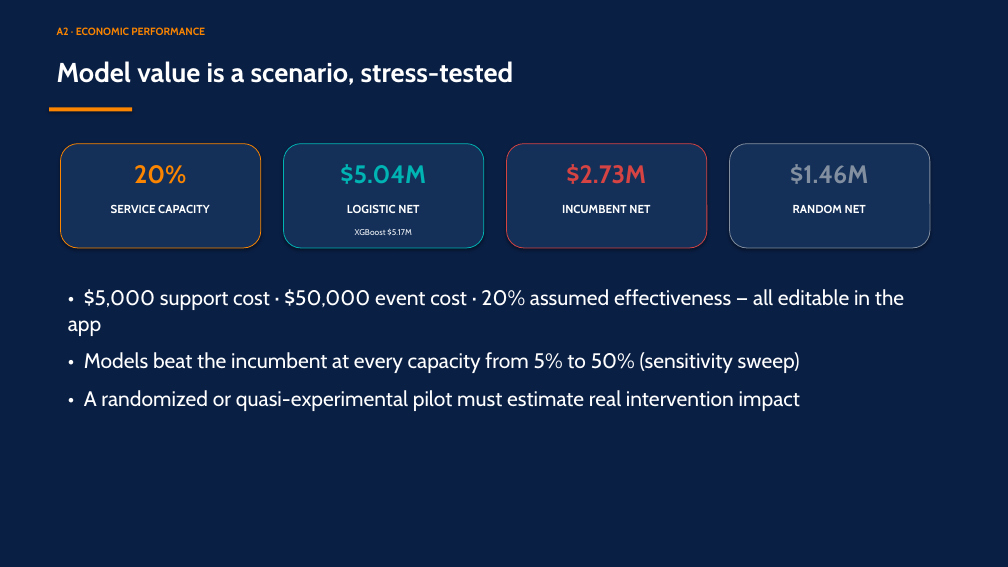
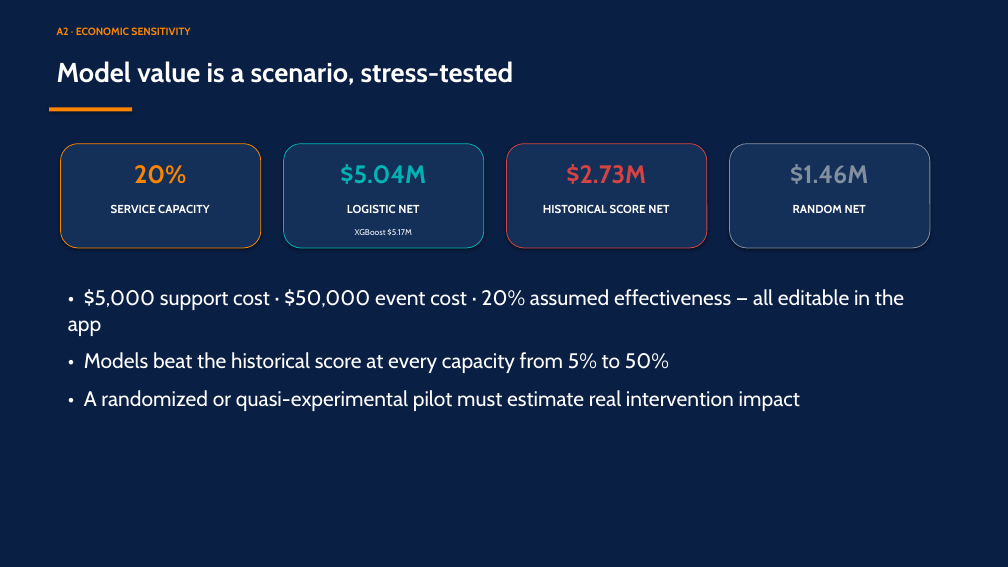
Before and after one commit to RyanBalech/recidivism-forecasting-analysis, a slide deck: slide 22 of reports/ISAF_Recidivism_Presentation.pptx (slide 18 before the commit). Drawn at 1008x567 pixels with LibreOffice and Linux fonts; fonts in the diff are those of the drawing. Boxes give left, top, right and bottom in pixels: in the first picture for what was removed or moved away, otherwise in the second. Text is boxed around its words. In the diff, an @@ line names an element or a change of style, - is before the commit and + after.

```diff
--- a/reports/ISAF_Recidivism_Presentation.pptx
+++ b/reports/ISAF_Recidivism_Presentation.pptx
@@ text at <box>57,27,190,35</box>: text changed @@
-A2 · ECONOMIC PERFORMANCE
+A2 · ECONOMIC SENSITIVITY
@@ text at <box>543,204,669,213</box>: text changed @@
-INCUMBENT NET
+HISTORICAL SCORE NET
@@ text at <box>84,352,669,373</box>: text changed @@
-• Models beat the incumbent at every capacity from 5% to 50% (sensitivity sweep)
+• Models beat the historical score at every capacity from 5% to 50%
```
Also in this commit, not shown: 8 other slides changed, 17 slides added, 13 slides removed, 10 other files.
